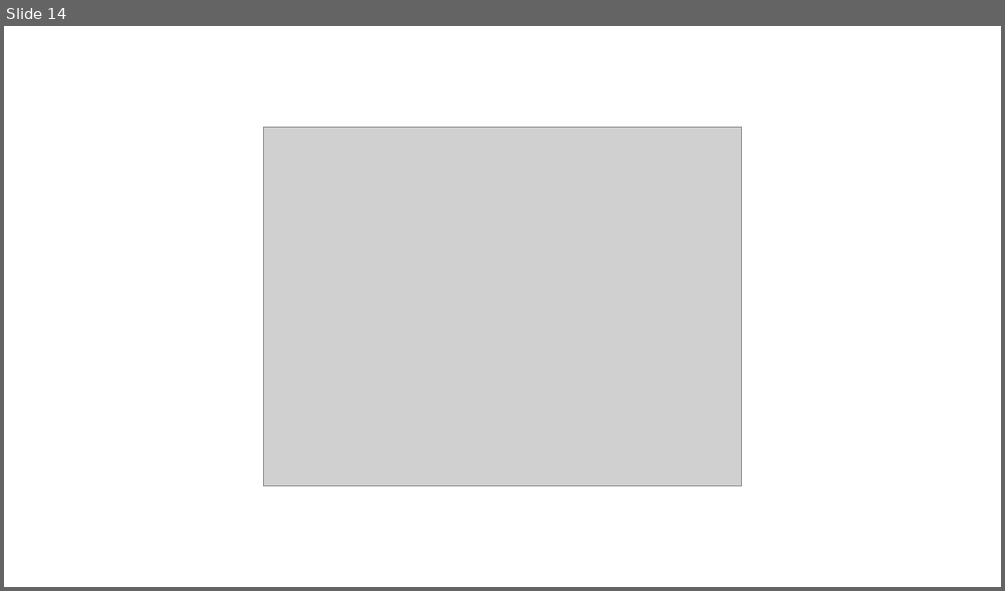
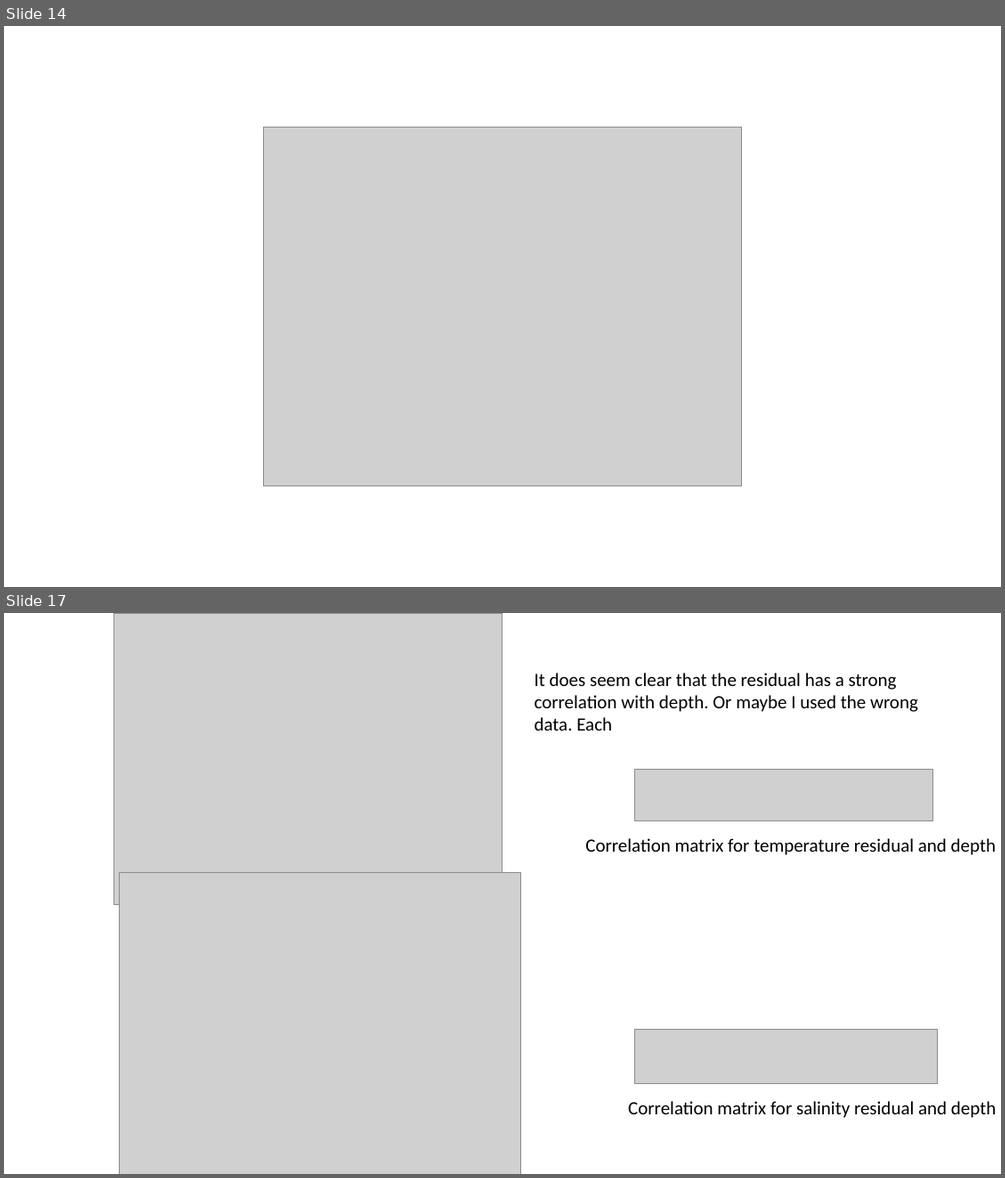
Before and after one commit to MASCOT-NTNU/Missions, a slide deck: Nidelva/Variogram/ChooseCoef.pptx. Shown one above the other, each under a label of ours: slide 14 before the commit, slides 14 and 17 after it; the slides between them are not shown. The pictures are 1005x591 and 1005x1178 pixels, drawn with LibreOffice and Linux fonts; fonts in the diff are those of the drawing; grey boxes stand for pictures. Boxes give left, top, right and bottom in pixels: in the first picture for what was removed or moved away, otherwise in the second. Text is boxed around its words. In the diff, an @@ line names an element or a change of style, - is before the commit and + after.

```diff
--- a/Nidelva/Variogram/ChooseCoef.pptx
+++ b/Nidelva/Variogram/ChooseCoef.pptx
@@ slide 17 added at bbox=[4, 613, 1001, 1174], background #FFFFFF @@
@@ picture added at bbox=[114, 613, 502, 905] @@
@@ text added at bbox=[534, 673, 918, 730], 18 pt, text #000000 @@
+It does seem clear that the residual has a strong correlation with depth. Or maybe I used the wrong data. Each
@@ picture added at bbox=[635, 769, 933, 820] @@
@@ text added at bbox=[585, 838, 995, 855], 18 pt, text #000000 @@
+Correlation matrix for temperature residual and depth
@@ picture added at bbox=[119, 873, 521, 1174] @@
@@ picture added at bbox=[635, 1030, 938, 1083] @@
@@ text added at bbox=[628, 1101, 995, 1118], 18 pt, text #000000 @@
+Correlation matrix for salinity residual and depth
```
Also in this commit, not shown: 2 slides changed, 2 other slides added, 8 other files.
